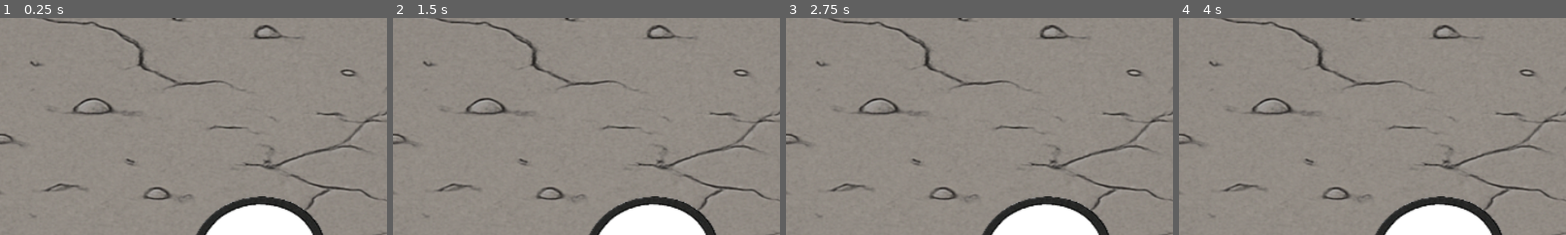
Above: before the commit, frames 1-4 (left to right).
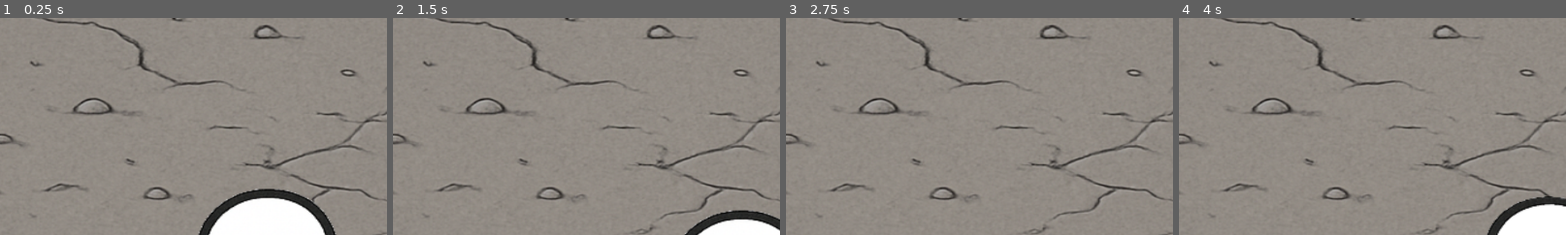
Above: after the commit, the same moments.

Repository: PsycoHouse/cultivator
Game: Godot game, scene res://background.tscn
Same seed, same stepped clock (60 frames per second), same inputs: the game is played once before the commit and once after it.
Inputs:
- Up to frame 1 (0.25 s): no input
- Up to frame 2 (1.5 s): tap Enter at 0.5 s; hold Right (ui_right) 0.53-1.28 s; hold Down (ui_down) from 1.28 s (still down)
- Up to frame 3 (2.75 s): tap Space at 2 s; release Down (ui_down) at 2.03 s; hold Right (ui_right) from 2.03 s (still down)
- Up to frame 4 (4 s): tap Enter at 2.75 s; release Right (ui_right) at 2.78 s; hold Up (ui_up) 2.78-3.53 s; hold Left (ui_left) from 3.53 s (still down)
The pictures show only the part of the screen within x 50-100%, y 50-100%; the shares and areas given below are measured in that part.

The runs differ from the first frame. In frame 1, 2.6% of the frame differs, in the area x 50-87%, y 78-100%; in frame 2, 6.0%; in frame 3, 4.2%; in frame 4, 6.9%, in the area x 50-100%, y 82-100%.
Error before the commit: Parse Error: Identifier "velocity" not declared in the current scope. (res://cha1.gd:12)

Commit message:
Fix character animation script and scene

Diff:
--- a/background.tscn
+++ b/background.tscn
@@ -37,12 +37,12 @@
 scale = Vector2(1.875, 1.67188)
 texture = ExtResource("1_bpugw")
 
-[node name="Node2D" type="Node2D" parent="."]
+[node name="Node2D" type="CharacterBody2D" parent="."]
 scale = Vector2(1, 1)
+script = ExtResource("6_6i7po")
 
 [node name="AnimatedSprite2D" type="AnimatedSprite2D" parent="Node2D"]
 scale = Vector2(1, 1)
 sprite_frames = SubResource("SpriteFrames_e8087")
 animation = &"right"
 frame = 2
-script = ExtResource("6_6i7po")
--- a/cha1.gd
+++ b/cha1.gd
@@ -1,29 +1,33 @@
-extends AnimatedSprite2D
+extends CharacterBody2D
 
 @onready var sprite: AnimatedSprite2D = $AnimatedSprite2D
 const SPEED := 160.0
 
 func _physics_process(delta: float) -> void:
-	var dir := Vector2(
-		Input.get_action_strength("ui_right") - Input.get_action_strength("ui_left"),
-		Input.get_action_strength("ui_down") - Input.get_action_strength("ui_up")
-	).normalized()
+    var dir := Vector2(
+        Input.get_action_strength("ui_right") - Input.get_action_strength("ui_left"),
+        Input.get_action_strength("ui_down") - Input.get_action_strength("ui_up")
+    ).normalized()
 
-	velocity = dir * SPEED
-	move_and_slide()
+    velocity = dir * SPEED
+    move_and_slide()
 
-	_play_anim(dir)
+    _play_anim(dir)
 
 func _play_anim(dir: Vector2) -> void:
-	if dir == Vector2.ZERO:
-		sprite.flip_h = false
-		if sprite.animation != "front":
-			sprite.play("front")
-		return
+    if dir == Vector2.ZERO:
+        sprite.flip_h = false
+        if sprite.animation != "front":
+            sprite.play("front")
+        return
 
-	# Horizontal
-	if abs(dir.x) > abs(dir.y):
-		sprite.flip_h = dir.x < 0
-		if sprite.animation != "right":
-			sprite.play("right")
-		return
+    # Horizontal
+    if abs(dir.x) > abs(dir.y):
+        sprite.flip_h = dir.x < 0
+        if sprite.animation != "right":
+            sprite.play("right")
+        return
+
+    # Vertical (fallback to front animation)
+    if sprite.animation != "front":
+        sprite.play("front")
